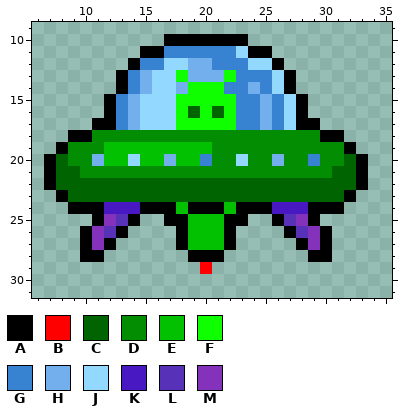
One commit to this pixel-art sprite: assets/images/ZetaScout.png. This is how it looked before the edit.
The file is 320x320 pixels, drawn in blocks of 8x8; one block is one cell here. Shown: x 6..35, y 9..31. The old version is drawn lined up with the new one.
Palette (. is transparent): A #000000  B #ff0000  C #006400  D #038d03  E #01c101  F #0fff00  G #3882d2  H #73aeed  J #92d8ff  K #4818c2  L #5732b9  M #8431bb
Pixels before, first column x 7:
10 ..........AAAAAAA..........
11 ........AAGGGGGGJAA........
12 .......AGGJJHHGGGJJA.......
13 ......AGHJJFHHHFGGGJA......
14 ......AGHJJHFFFGGHGJA......
15 .....AGHJJJFFFFFGGHGJA.....
16 .....AGHJJJFCFCFGGHGJA.....
17 ....AAGHJJJFFFFFGGHGJAA....
18 ..AADDDDDDDDDDDDDDDDDDDAA..
19 .ADDDEEEEEEEEEDDDDDDDDDDDA.
20 ACDDHEEJEEHEEGDDJDDHDDGDDCA
21 ACCDDDDDDDDDDDDDDDDDDDDDCCA
22 ACCCCCCCCCCCCCCCCCCCCCCCCCA
23 .ACCCCCCCCCCCCCCCCCCCCCCCA.
24 ..AAAKKKAAAEAAAEAAAKKKAAA..
25 ....AMLA..AAEEEAA..ALMA....
26 ...AMLA....AEEEA....ALMA...
27 ...AMA.....AEEEA.....AMA...
28 ...AA.......AAA.......AA...
29 .............B.............
And afterwards:
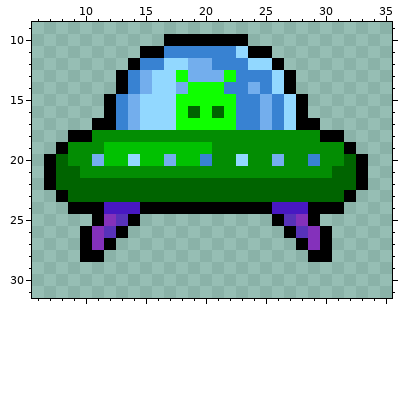
Difference:
whole drawing moved by +0,+1 (the old picture is shown already moved)
Colour A replaces colour E in row 24 at x 18 and 22.
The edit erases colour A in row 25 at x 17 to 18 and 22 to 23; in rows 26 to 27 at x 18 and 22; in row 28 at x 19 to 21.
The edit erases colour B in row 29 at x 20.
The edit erases colour E in rows 25 to 27 at x 19 to 21.
Where, in picture pixels (left, top, right, bottom), the same in both pictures:
changed: (164, 202, 248, 274)
